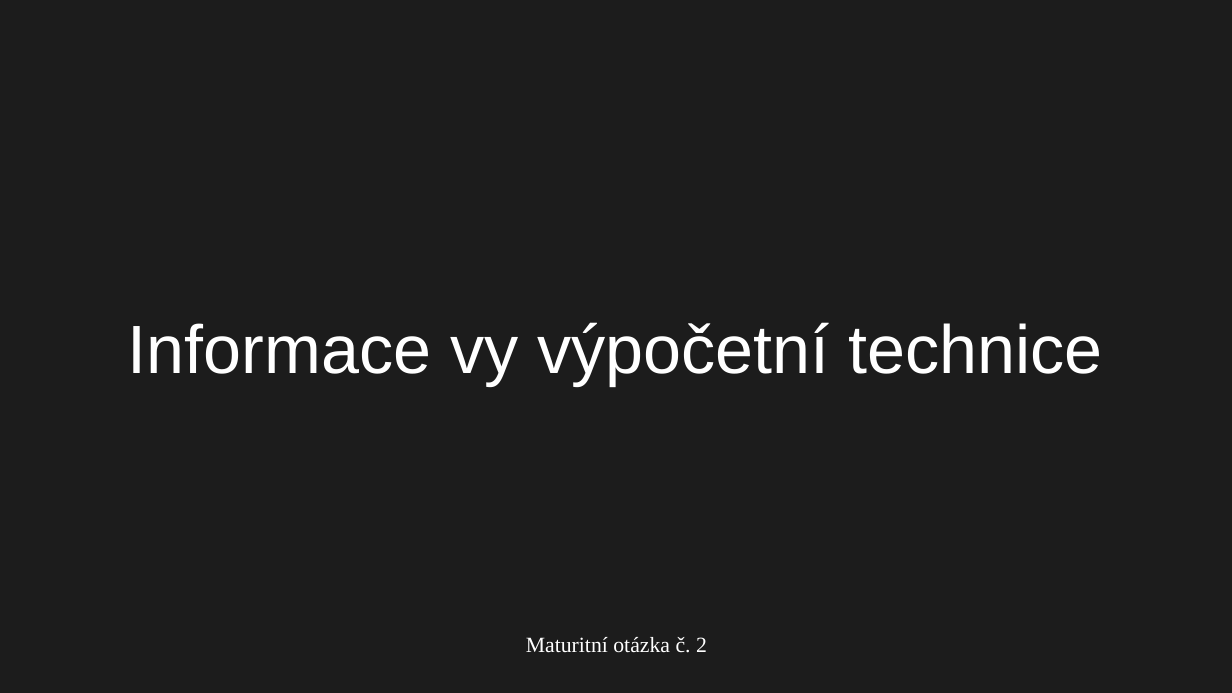
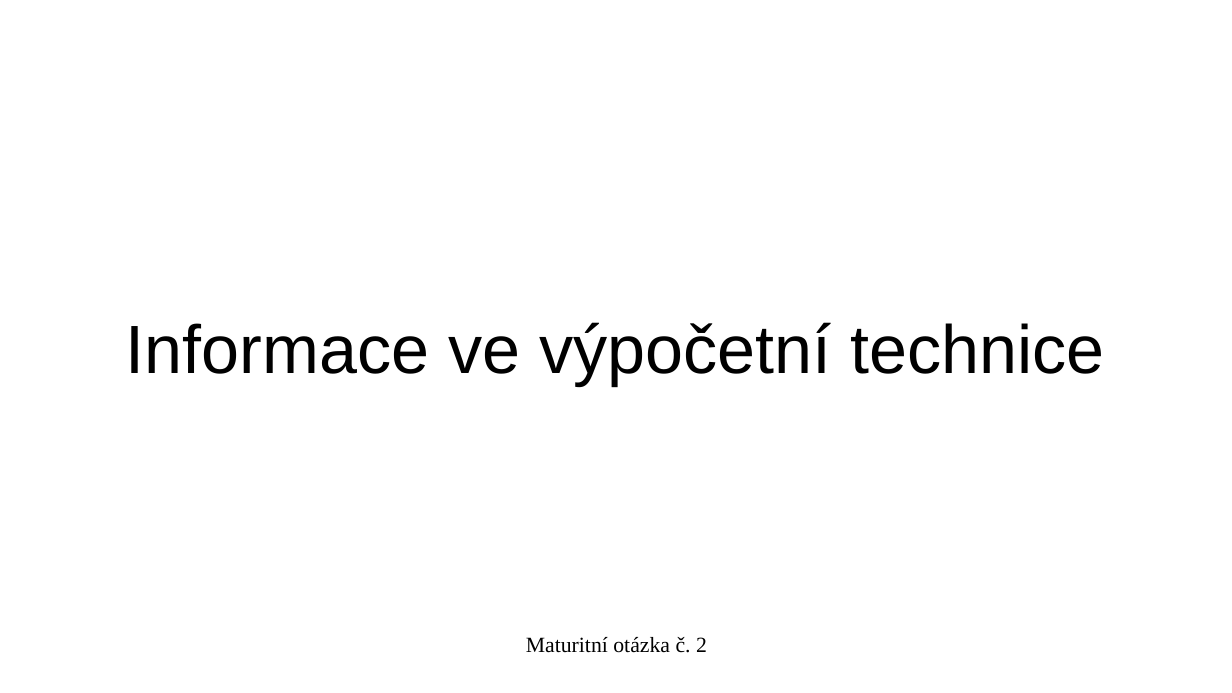
Before and after one commit to Honeymoon-with-Anxiety/Honeymoon, a slide deck: slide 1 of 24w50/TVP_15_12_24@2.odp. Drawn at 1232x693 pixels with LibreOffice and Linux fonts; fonts in the diff are those of the drawing. Boxes give left, top, right and bottom in pixels: in the first picture for what was removed or moved away, otherwise in the second. Text is boxed around its words. In the diff, an @@ line names an element or a change of style, - is before the commit and + after.

Commit message:
TVP_15_12_24

```diff
--- a/24w50/TVP_15_12_24@2.odp
+++ b/24w50/TVP_15_12_24@2.odp
@@ background #1C1C1C to #FFFFFF @@
@@ title at bbox=[126, 322, 1104, 386]: text changed; text colour #FFFFFF to #000000 @@
-Informace vy výpočetní technice
+Informace ve výpočetní technice
@@ text "Maturitní otázka č. 2" at bbox=[526, 637, 707, 653]: text colour #FFFFFF to #000000 @@
```
Also in this commit, not shown: 27 other slides changed.
